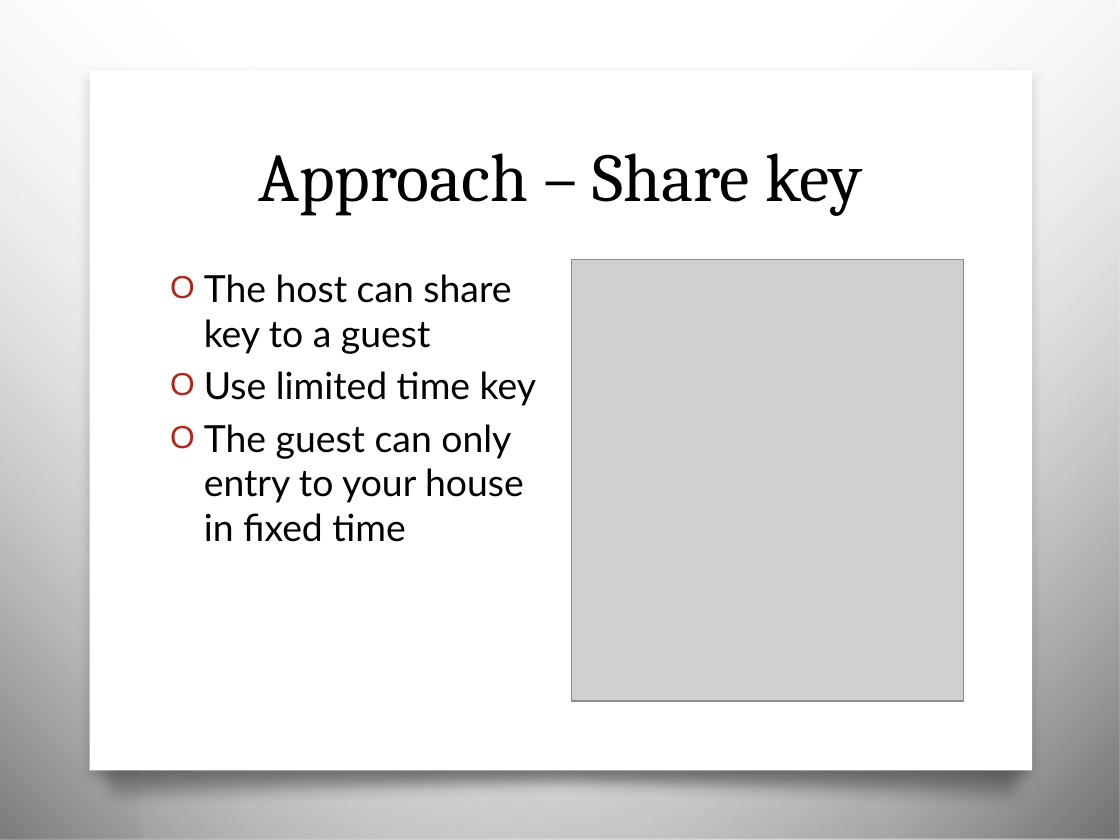
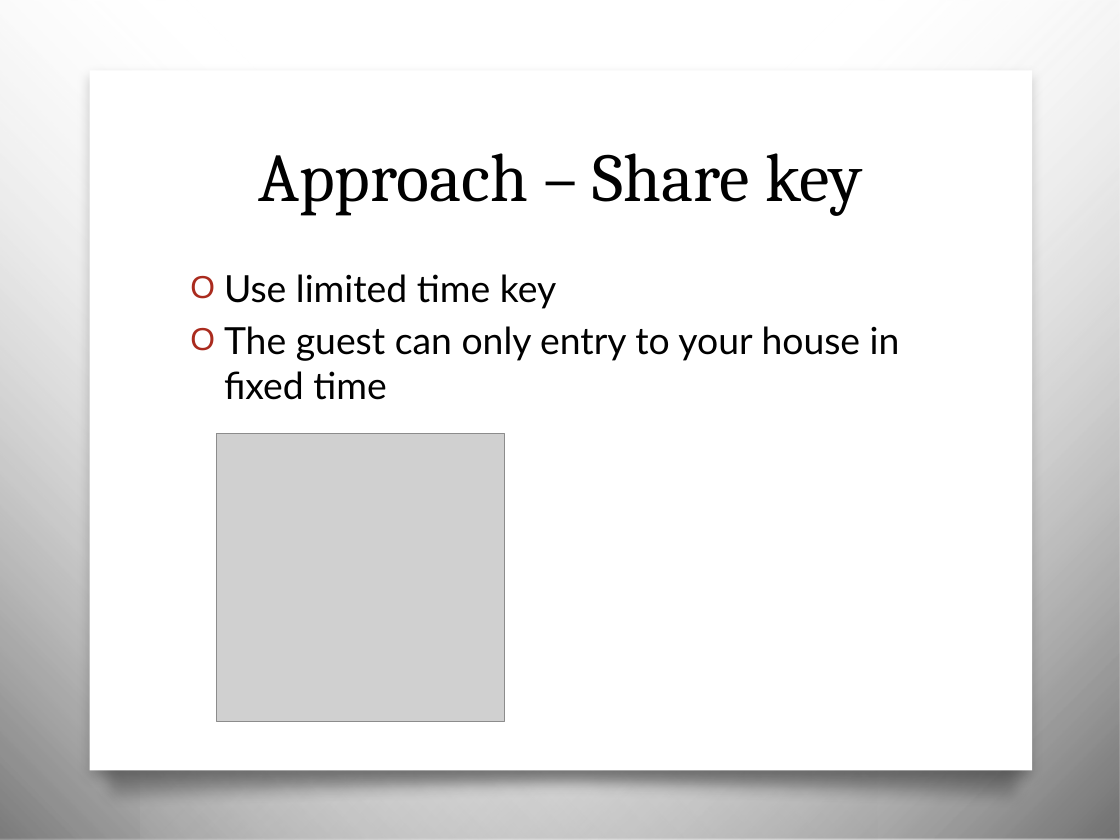
Before and after one commit to foretell412/term2012, a slide deck: slide 8 of Presentation1.pptx (slide 9 before the commit). Drawn at 1120x840 pixels with LibreOffice and Linux fonts; fonts in the diff are those of the drawing; grey boxes stand for pictures; background and template pictures are left out. Boxes give left, top, right and bottom in pixels: in the first picture for what was removed or moved away, otherwise in the second. Text is boxed around its words. In the diff, an @@ line names an element or a change of style, - is before the commit and + after.

```diff
--- a/Presentation1.pptx
+++ b/Presentation1.pptx
@@ text "Use limited time key": place and size @@
-text "Use limited time key" at box(204, 274, 536, 542)
+text "Use limited time key" at box(224, 274, 900, 400)
@@ text at box(204, 274, 511, 354): paragraph removed @@
-O The host can share key to a guest
@@ picture: place and size @@
-picture at box(571, 260, 963, 701)
+picture at box(217, 433, 505, 721)
```
Also in this commit, not shown: 5 other slides changed, 1 slide added.
